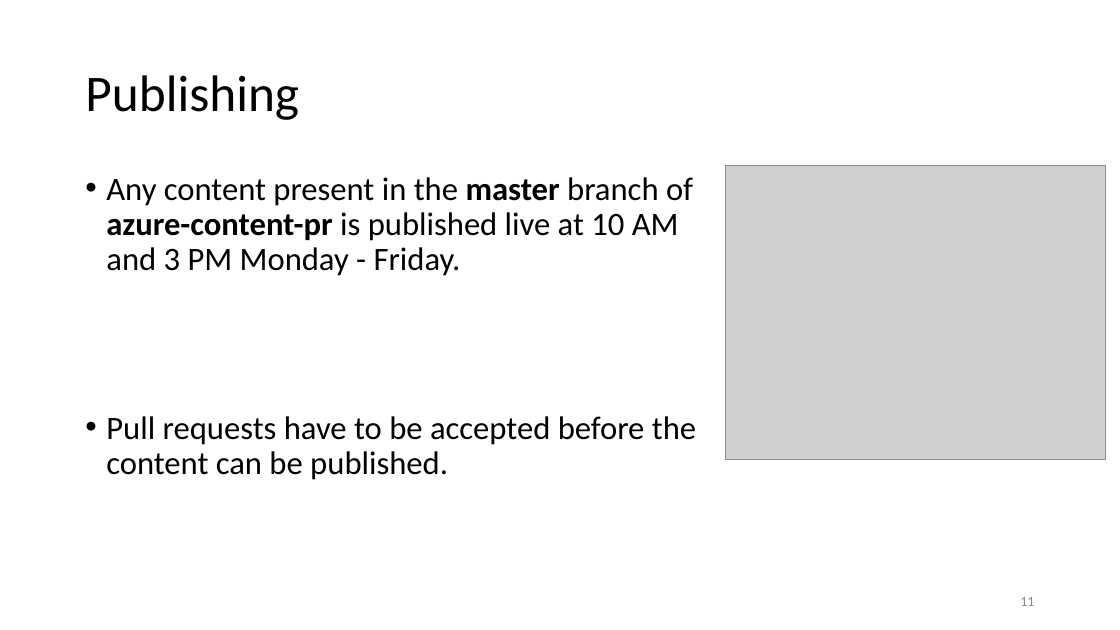
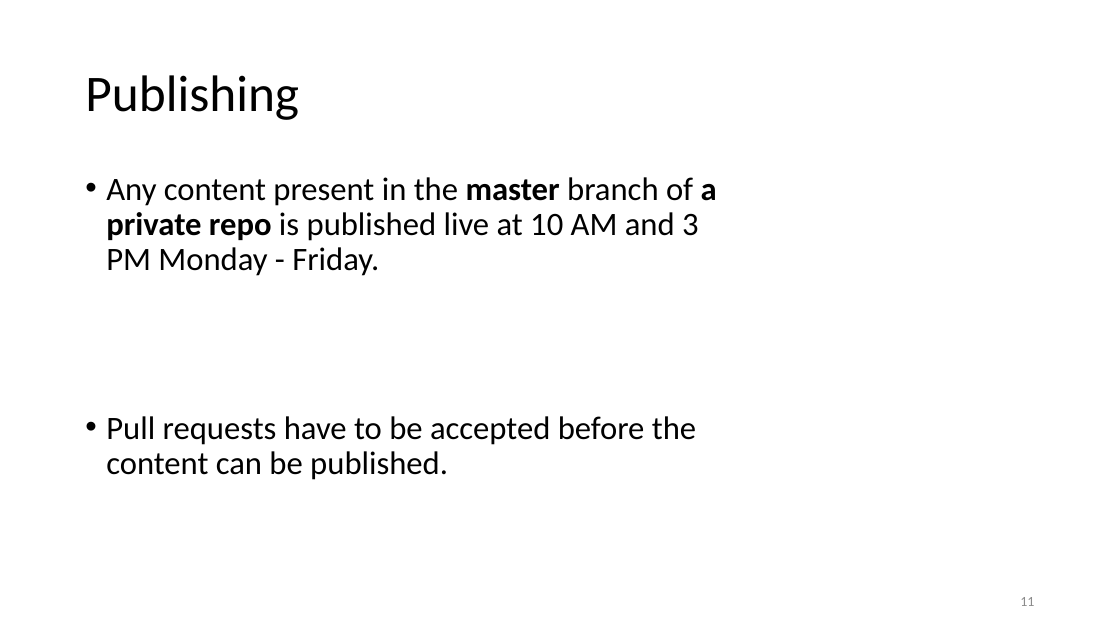
Before and after one commit to karthikaraman/Docs, a slide deck: slide 11 of PartnerTraining/git-github-workflow-training.pptx. Drawn at 1120x630 pixels with LibreOffice and Linux fonts; fonts in the diff are those of the drawing; grey boxes stand for pictures. Boxes give left, top, right and bottom in pixels: in the first picture for what was removed or moved away, otherwise in the second. Text is boxed around its words. In the diff, an @@ line names an element or a change of style, - is before the commit and + after.

```diff
--- a/PartnerTraining/git-github-workflow-training.pptx
+++ b/PartnerTraining/git-github-workflow-training.pptx
@@ text at [106, 177, 717, 276]: text changed @@
-• Any content present in the master branch of azure-content-pr is published live at 10 AM and 3 PM Monday - Friday.
+• Any content present in the master branch of a private repo is published live at 10 AM and 3 PM Monday - Friday.
@@ picture removed at [726, 166, 1106, 459] @@
```
Also in this commit, not shown: 8 other slides changed, 1 other file.
